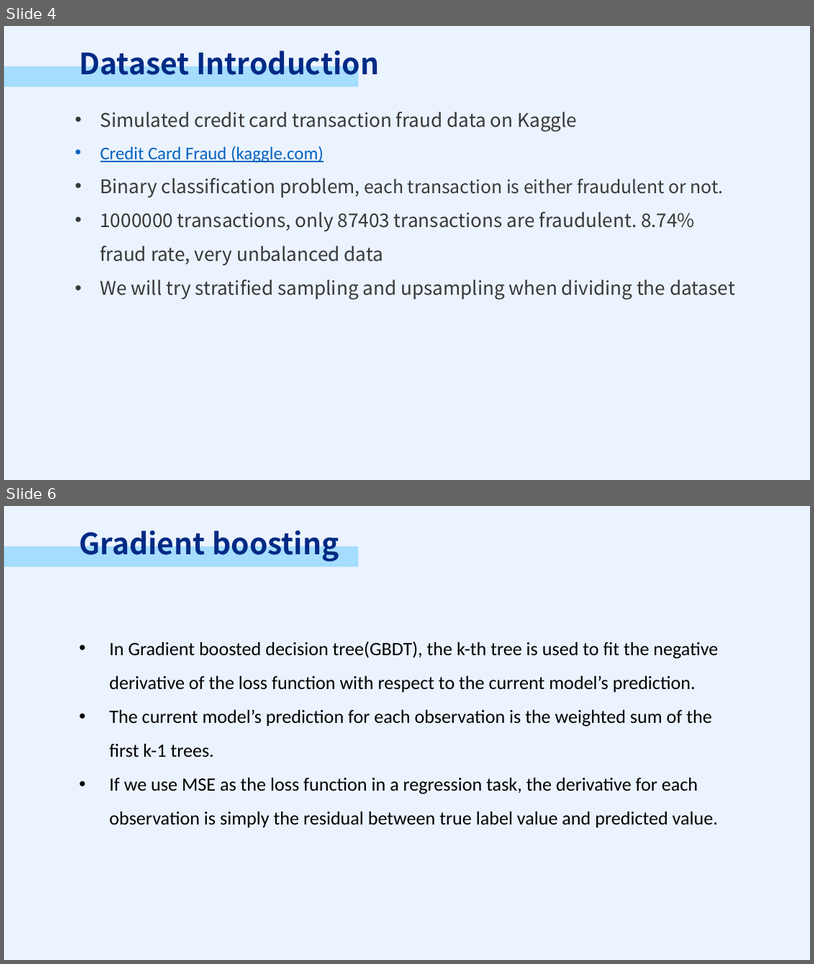
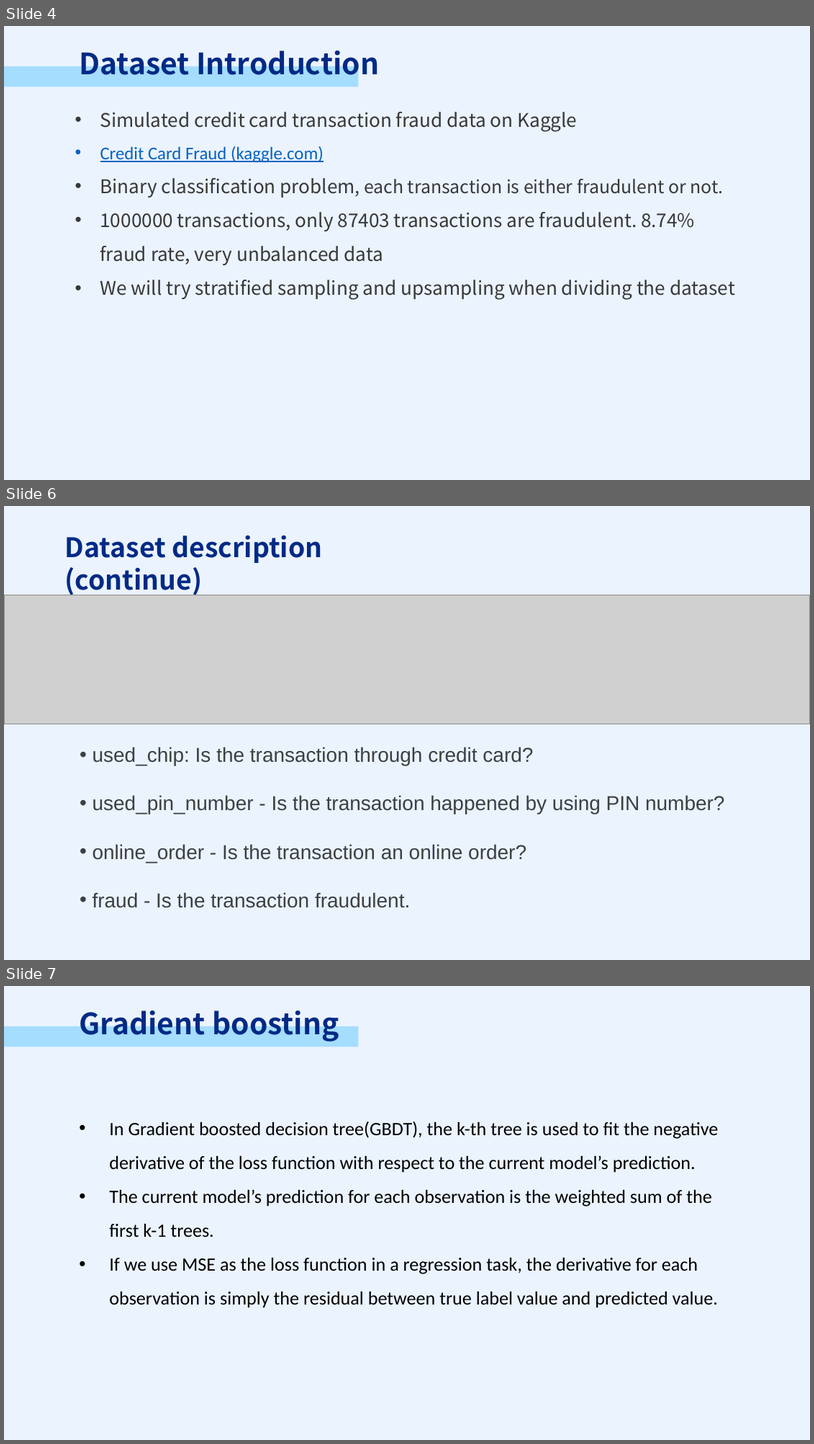
Before and after one commit to PSTAT197-F23/PSTAT197A_FP_Group1, a slide deck: scripts/drafts/PRESENTATION.pptx. Shown one above the other, each under a label of ours: slides 4 and 6 before the commit, slides 4, 6 and 7 after it; the slides between them are not shown. The pictures are 814x964 and 814x1444 pixels, drawn with LibreOffice and Linux fonts; fonts in the diff are those of the drawing; grey boxes stand for pictures. Boxes give left, top, right and bottom in pixels: in the first picture for what was removed or moved away, otherwise in the second. Text is boxed around its words. In the diff, an @@ line names an element or a change of style, - is before the commit and + after.

```diff
--- a/scripts/drafts/PRESENTATION.pptx
+++ b/scripts/drafts/PRESENTATION.pptx
@@ slide 6 added at <box>4,506,810,960</box>, background #EBF3FE @@
@@ text added at <box>65,535,323,597</box>, 24 pt, text #002A85, bold @@
+Dataset description (continue)
@@ picture added at <box>4,595,810,723</box> @@
@@ text added at <box>93,746,725,908</box>, 18 pt, text #3C4043 @@
+• used_chip: Is the transaction through credit card?
+• used_pin_number - Is the transaction happened by using PIN number?
+• online_order - Is the transaction an online order?
+• fraud - Is the transaction fraudulent.
@@ what was slide 6 is now slide 7 @@
```
Also in this commit, not shown: 1 slide changed, 2 other files.
